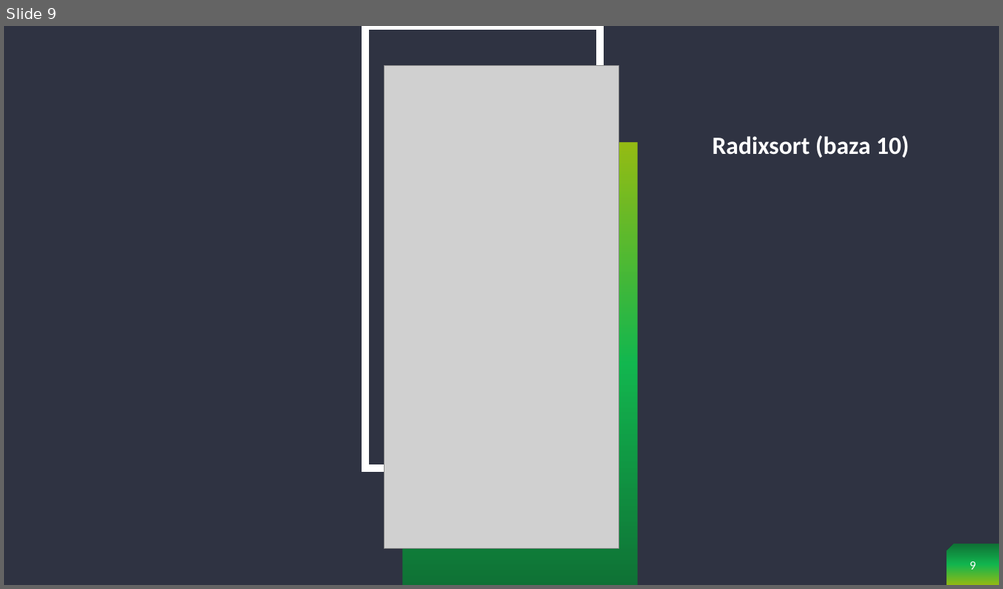
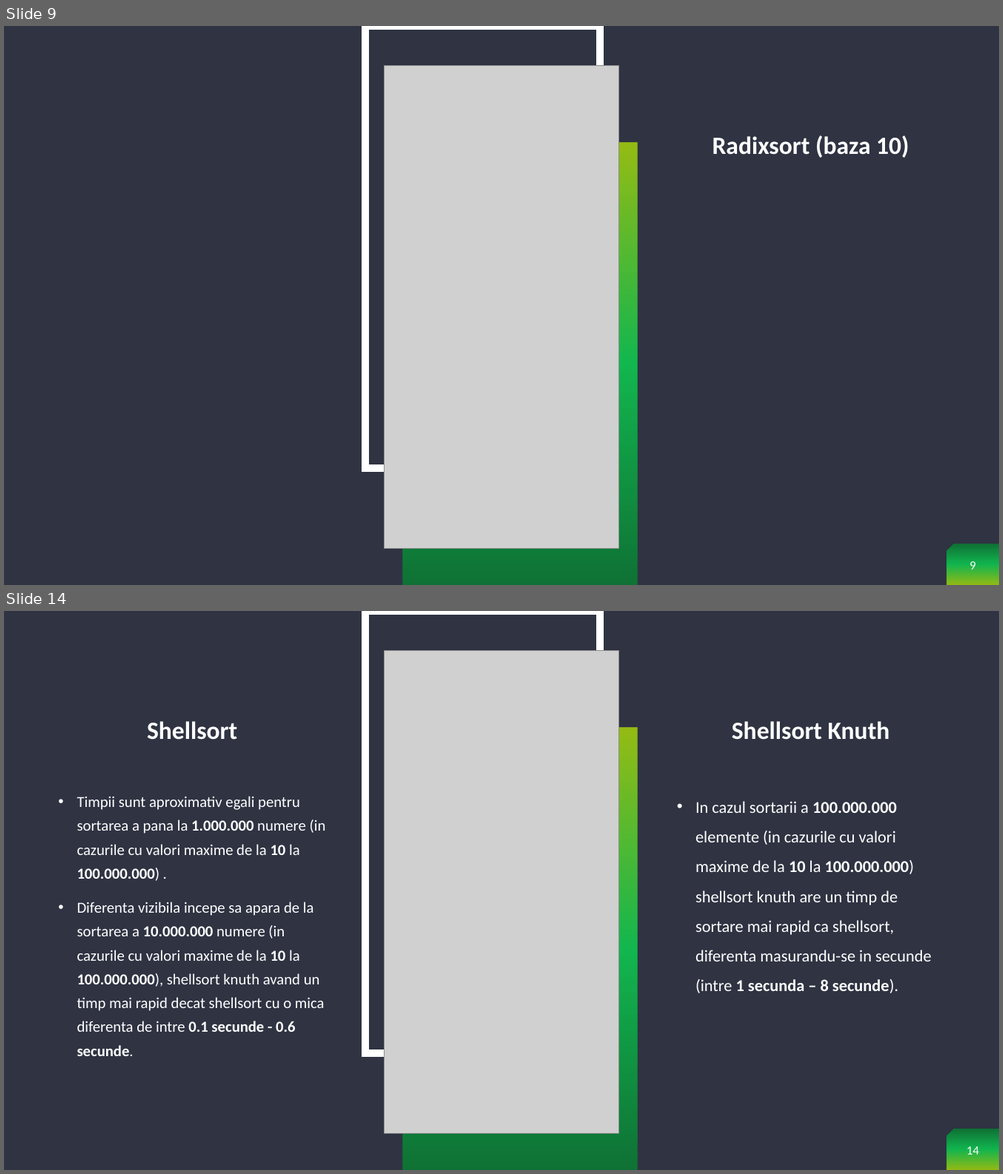
Before and after one commit to bogdanputinelu/Tema-SD, a slide deck: Prezentare Sortari.pptx. Shown one above the other, each under a label of ours: slide 9 before the commit, slides 9 and 14 after it; the slides between them are not shown. The pictures are 1003x589 and 1003x1174 pixels, drawn with LibreOffice and Linux fonts; fonts in the diff are those of the drawing; grey boxes stand for pictures. Boxes give left, top, right and bottom in pixels: in the first picture for what was removed or moved away, otherwise in the second. Text is boxed around its words. In the diff, an @@ line names an element or a change of style, - is before the commit and + after.

```diff
--- a/Prezentare Sortari.pptx
+++ b/Prezentare Sortari.pptx
@@ slide 14 added at [4, 611, 999, 1170], background #2F3342; not listed: 3 template elements that a slide beside it also shows @@
@@ picture added at [384, 651, 619, 1135] @@
@@ text added at [147, 721, 237, 740], 24 pt, text #FFFFFF, bold @@
+Shellsort
@@ text added at [731, 721, 890, 740], 24 pt, text #FFFFFF, bold @@
+Shellsort Knuth
@@ text added at [77, 796, 326, 1056], 14.8 pt, text #FFFFFF @@
+• Timpii sunt aproximativ egali pentru sortarea a pana la 1.000.000 numere (in cazurile cu valori maxime de la 10 la 100.000.000) .
+• Diferenta vizibila incepe sa apara de la sortarea a 10.000.000 numere (in cazurile cu valori maxime de la 10 la 100.000.000), shellsort knuth avand un timp mai rapid decat shellsort cu o mica diferenta de intre 0.1 secunde - 0.6 secunde.
@@ text added at [695, 801, 931, 994], 16 pt, text #FFFFFF @@
+• In cazul sortarii a 100.000.000 elemente (in cazurile cu valori maxime de la 10 la 100.000.000) shellsort knuth are un timp de sortare mai rapid ca shellsort, diferenta masurandu-se in secunde (intre 1 secunda – 8 secunde).
@@ page number added at [966, 1147, 979, 1155], 12 pt, text #FFFFFF @@
+14
```
Also in this commit, not shown: 7 slides changed, 2 other slides added, 2 other files.
